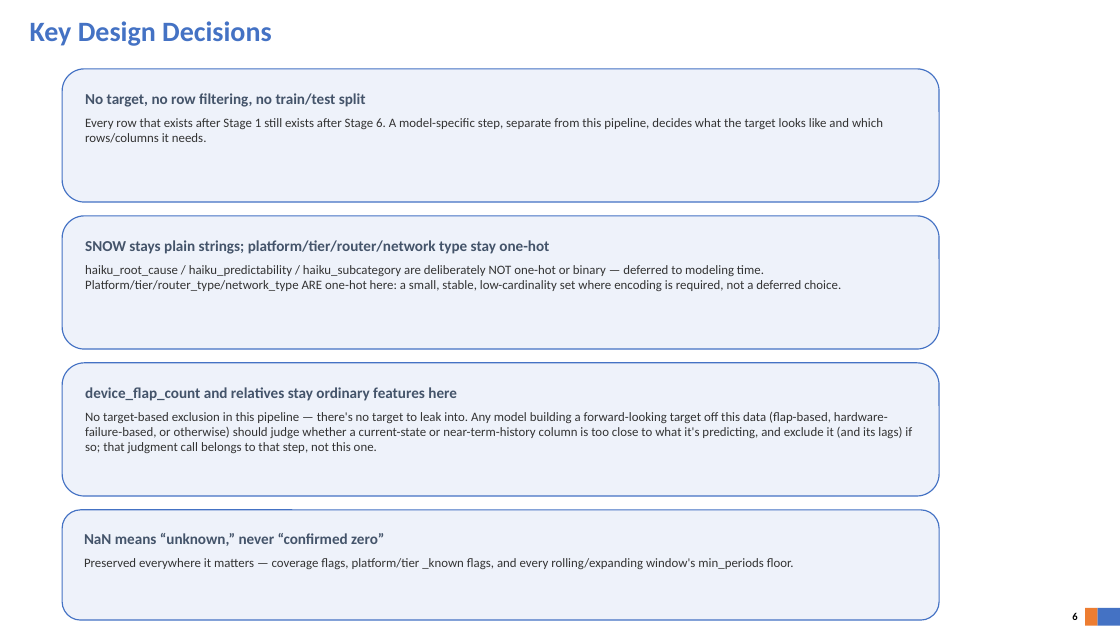
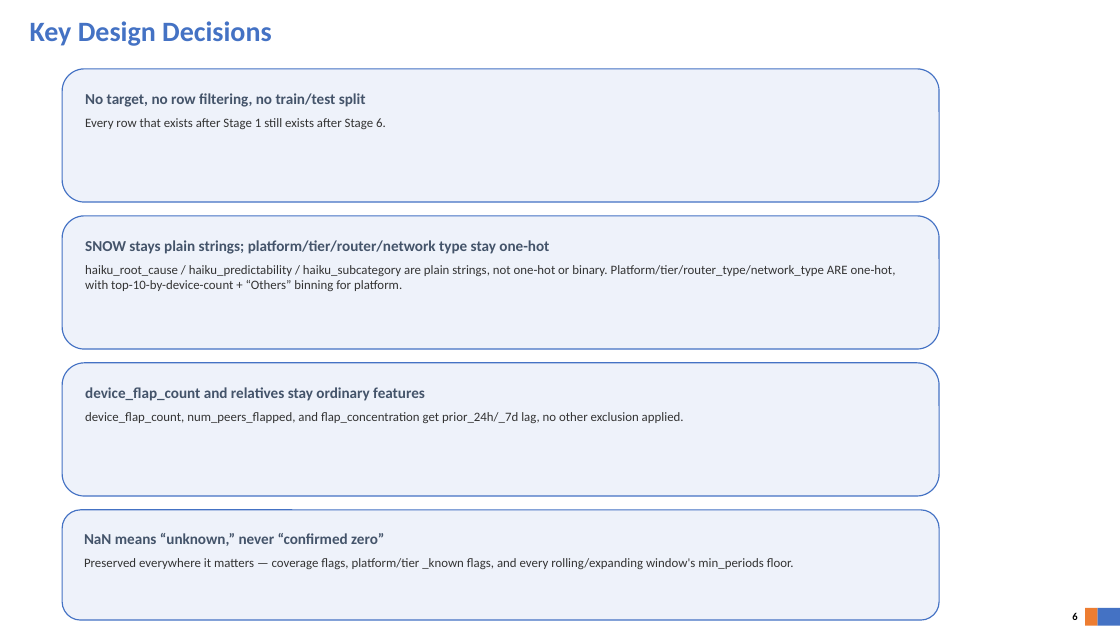
Before and after one commit to AbhiMalappa/network_routers_bgp, a slide deck: slide 6 of docs/data_pipeline_overview.pptx. Drawn at 1120x630 pixels with LibreOffice and Linux fonts; fonts in the diff are those of the drawing; background and template pictures are left out. Boxes give left, top, right and bottom in pixels: in the first picture for what was removed or moved away, otherwise in the second. Text is boxed around its words. In the diff, an @@ line names an element or a change of style, - is before the commit and + after.

Commit message:
Trim docs to process/data facts only, drop downstream-use speculation
Title simplified to 'Data Pipeline'. Removed all discussion of what a
model built on this data might predict (flap prediction, hardware
failure, or otherwise) -- the docs now describe only what the pipeline
does and what data it produces, not hypothetical downstream use.

```diff
--- a/docs/data_pipeline_overview.pptx
+++ b/docs/data_pipeline_overview.pptx
@@ text in rounded rectangle at (85,118,386,129): text changed @@
-Every row that exists after Stage 1 still exists after Stage 6. A model-specific step, separate from this pipeline, decides what the target looks like and which rows/columns it needs.
+Every row that exists after Stage 1 still exists after Stage 6.
@@ text in rounded rectangle at (85,265,896,291): text changed @@
-haiku_root_cause / haiku_predictability / haiku_subcategory are deliberately NOT one-hot or binary — deferred to modeling time. Platform/tier/router_type/network_type ARE one-hot here: a small, stable, low-cardinality set where encoding is required, not a deferred choice.
+haiku_root_cause / haiku_predictability / haiku_subcategory are plain strings, not one-hot or binary. Platform/tier/router_type/network_type ARE one-hot, with top-10-by-device-count + “Others” binning for platform.
@@ text in rounded rectangle at (85,387,684,423): text changed @@
-device_flap_count and relatives stay ordinary features here
-No target-based exclusion in this pipeline — there's no target to leak into. Any model building a forward-looking target off this data (flap-based, hardware-failure-based, or otherwise) should judge whether a current-state or near-term-history column is too close to what it's predicting, and exclude it (and its lags) if so; that judgment call belongs to that step, not this one.
+device_flap_count and relatives stay ordinary features
+device_flap_count, num_peers_flapped, and flap_concentration get prior_24h/_7d lag, no other exclusion applied.
```
Also in this commit, not shown: 1 other slide changed, 1 other file.
